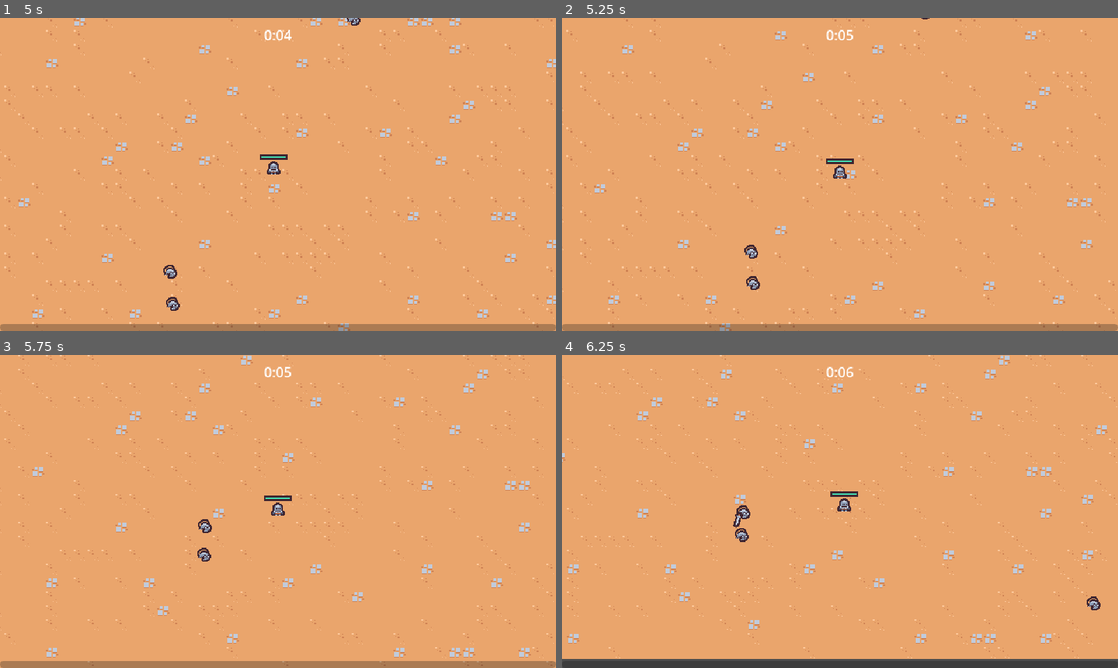
Above: before the commit, frames 1-4 (two rows, left to right).
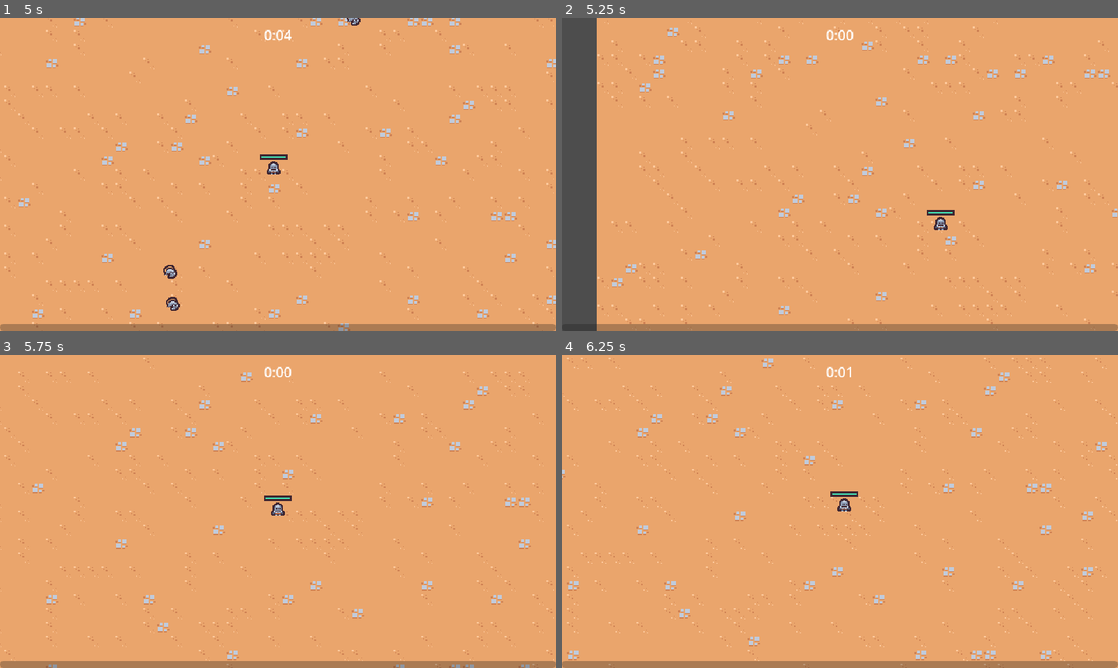
Above: after the commit, the same moments.

Repository: exglegaming/survivors-course
Game: Godot game, scene res://scenes/main/main.tscn
Two runs of this game, one before a commit and one after it. Both use one fixed random seed, a clock stepped at 60 frames per second and the inputs below.
Inputs (mouse positions are in pixels of both pictures, inside the frame that each line leads up to):
- Up to frame 1 (5 s): move the mouse to (400, 158) at 0.52 s; hold D (move_right) 0.53-1.28 s; click (400, 158) at 0.6 s; move the mouse to (166, 190) at 1.27 s; hold S (move_down) 1.28-2.03 s; click (166, 190) at 1.35 s; move the mouse to (333, 105) at 2.02 s; hold D (move_right) 2.03-2.78 s; click (333, 105) at 2.1 s; move the mouse to (250, 237) at 2.77 s; hold W (move_up) 2.78-3.53 s; click (250, 237) at 2.85 s; move the mouse to (444, 221) at 3.52 s; hold A (move_left) from 3.53 s (still down); click (444, 221) at 3.6 s; move the mouse to (111, 127) at 4.27 s; click (111, 127) at 4.35 s
- Up to frame 2 (5.25 s): move the mouse to (867, 174) at 5.02 s; release A (move_left) at 5.03 s; hold S (move_down) from 5.03 s (still down); click (867, 174) at 5.1 s
- Up to frame 3 (5.75 s): keep holding S (move_down)
- Up to frame 4 (6.25 s): move the mouse to (756, 433) at 5.77 s; release S (move_down) at 5.78 s; hold D (move_right) from 5.78 s (still down); click (756, 433) at 5.85 s

Frame 1 is identical in both runs. In frame 2, 11% of the frame differs, in the area x 0-100%, y 0-100%; in frame 3, 4.5%; in frame 4, 7.7%.

Commit message:
created a basic victory screen

Diff:
--- a/scenes/manager/arena_time_manager.tscn
+++ b/scenes/manager/arena_time_manager.tscn
@@ -1,11 +1,13 @@
 [gd_scene format=3 uid="uid://bscoui22k0tpb"]
 
 [ext_resource type="Script" uid="uid://cof5waevudbjr" path="res://scripts/manager/arena_time_manager.gd" id="1_h76kk"]
+[ext_resource type="PackedScene" uid="uid://y4j2w45iwf84" path="res://scenes/ui/victory_screen.tscn" id="2_msres"]
 
 [node name="ArenaTimeManager" type="Node" unique_id=268012414]
 script = ExtResource("1_h76kk")
+victory_screen_scene = ExtResource("2_msres")
 
 [node name="Timer" type="Timer" parent="." unique_id=1462075175]
-wait_time = 60.0
+wait_time = 5.0
 one_shot = true
 autostart = true
--- /dev/null
+++ b/scenes/ui/victory_screen.tscn
@@ -0,0 +1,53 @@
+[gd_scene format=3 uid="uid://y4j2w45iwf84"]
+
+[ext_resource type="Script" uid="uid://clqv7bsy5prwf" path="res://scripts/ui/victory_screen.gd" id="1_dtet5"]
+
+[node name="VictoryScreen" type="CanvasLayer" unique_id=591265151]
+process_mode = 3
+script = ExtResource("1_dtet5")
+
+[node name="MarginContainer" type="MarginContainer" parent="." unique_id=1372437447]
+anchors_preset = 15
+anchor_right = 1.0
+anchor_bottom = 1.0
+grow_horizontal = 2
+grow_vertical = 2
+
+[node name="PanelContainer" type="PanelContainer" parent="MarginContainer" unique_id=830040944]
+layout_mode = 2
+size_flags_horizontal = 4
+size_flags_vertical = 4
+
+[node name="MarginContainer" type="MarginContainer" parent="MarginContainer/PanelContainer" unique_id=474323930]
+custom_minimum_size = Vector2(180, 0)
+layout_mode = 2
+theme_override_constants/margin_left = 8
+theme_override_constants/margin_top = 8
+theme_override_constants/margin_right = 8
+theme_override_constants/margin_bottom = 8
+
+[node name="VBoxContainer" type="VBoxContainer" parent="MarginContainer/PanelContainer/MarginContainer" unique_id=1787106620]
+layout_mode = 2
+
+[node name="Label" type="Label" parent="MarginContainer/PanelContainer/MarginContainer/VBoxContainer" unique_id=596197597]
+layout_mode = 2
+theme_override_font_sizes/font_size = 24
+text = "Victory"
+horizontal_alignment = 1
+vertical_alignment = 1
+
+[node name="Label2" type="Label" parent="MarginContainer/PanelContainer/MarginContainer/VBoxContainer" unique_id=2058268652]
+layout_mode = 2
+text = "You won!"
+horizontal_alignment = 1
+vertical_alignment = 1
+
+[node name="RestartButton" type="Button" parent="MarginContainer/PanelContainer/MarginContainer/VBoxContainer" unique_id=1515328565]
+unique_name_in_owner = true
+layout_mode = 2
+text = "Restart"
+
+[node name="QuitButton" type="Button" parent="MarginContainer/PanelContainer/MarginContainer/VBoxContainer" unique_id=1654423877]
+unique_name_in_owner = true
+layout_mode = 2
+text = "Quit"
--- a/scripts/manager/arena_time_manager.gd
+++ b/scripts/manager/arena_time_manager.gd
@@ -2,8 +2,19 @@
 extends Node
 
 
+@export var victory_screen_scene: PackedScene
+
 @onready var timer: Timer = $Timer
+
+
+func _ready() -> void:
+	timer.timeout.connect(_on_timer_timeout)
 
 
 func get_time_elapsed() -> float:
 	return timer.wait_time - timer.time_left
+
+
+func _on_timer_timeout() -> void:
+	var victory_screen_instance: VictoryScreen = victory_screen_scene.instantiate()
+	add_child(victory_screen_instance)
--- /dev/null
+++ b/scripts/ui/victory_screen.gd
@@ -0,0 +1,21 @@
+class_name VictoryScreen
+extends CanvasLayer
+
+
+@onready var restart_button: Button = %RestartButton
+@onready var quit_button: Button = %QuitButton
+
+
+func _ready() -> void:
+	get_tree().paused = true
+	restart_button.pressed.connect(_on_restart_button_pressed)
+	quit_button.pressed.connect(_on_quit_button_pressed)
+
+
+func _on_restart_button_pressed() -> void:
+	get_tree().paused = false
+	get_tree().change_scene_to_file("uid://dua013ovd67cr")
+
+
+func _on_quit_button_pressed() -> void:
+	get_tree().quit()
Not shown, added: scripts/ui/victory_screen.gd.uid
